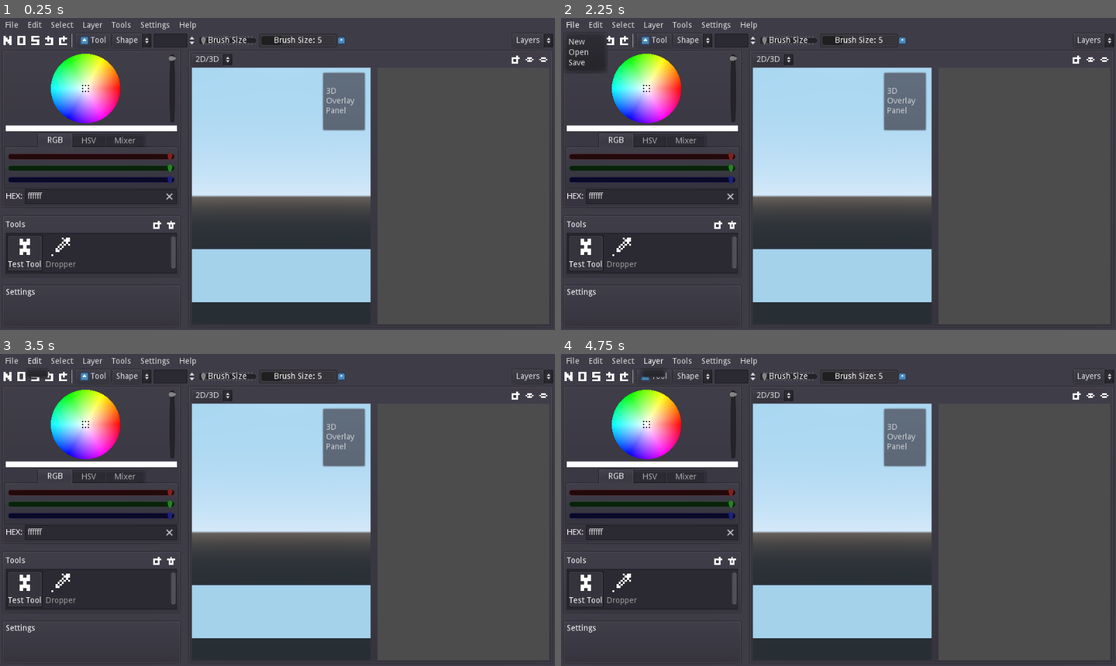
Above: before the commit, frames 1-4 (two rows, left to right).
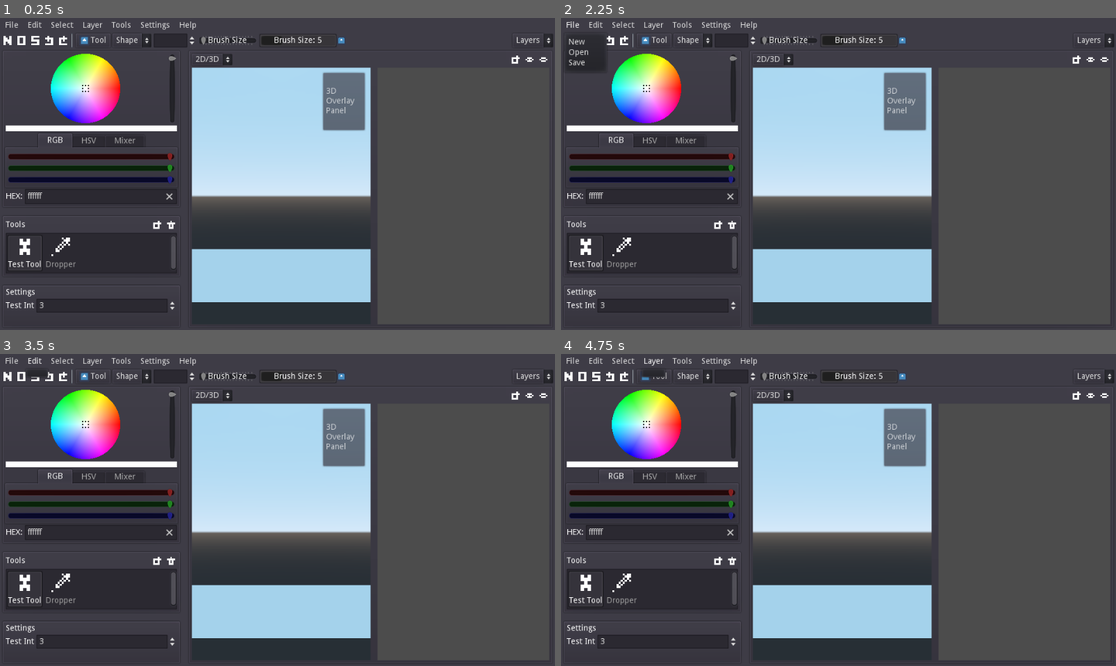
Above: after the commit, the same moments.

Repository: tianer2820/BetterSkin2
Game: Godot game, scene res://assets/gui_root.tscn
Two runs of this game, one before a commit and one after it. Both use one fixed random seed, a clock stepped at 60 frames per second and the inputs below. The engine's default icon, where the game draws it, is replaced by a stand-in: a white triangle on a blue panel in a dark square.
Inputs (mouse positions are in pixels of both pictures, inside the frame that each line leads up to):
- Up to frame 1 (0.25 s): no input
- Up to frame 2 (2.25 s): click (566, 39) at 0.5 s; click (566, 39) at 1.25 s; click "File" at 2 s
- Up to frame 3 (3.5 s): click "Edit" at 2.75 s
- Up to frame 4 (4.75 s): click "Select" at 3.5 s; click "Layer" at 4.25 s

The runs differ from the first frame. In frame 1, 0.2% of the frame differs, in the area x 1-32%, y 89-95%; in frame 2, 0.2%; in frame 3, 0.2%; in frame 4, 0.2%.

Commit message:
fixed bug: tool settings panel not loading active tool on startup

Diff:
--- a/assets/tool_settings_panel/tool_settings_panel.gd
+++ b/assets/tool_settings_panel/tool_settings_panel.gd
@@ -16,6 +16,7 @@
 			self, "_on_active_tool_changed")
 	ToolManager.connect("tool_modified",
 			self, "_on_manager_tool_modified")
+	_load_tool(ToolManager.get_active_tool())
 
 # load the tool to be displayed
 func _load_tool(tool_obj):
